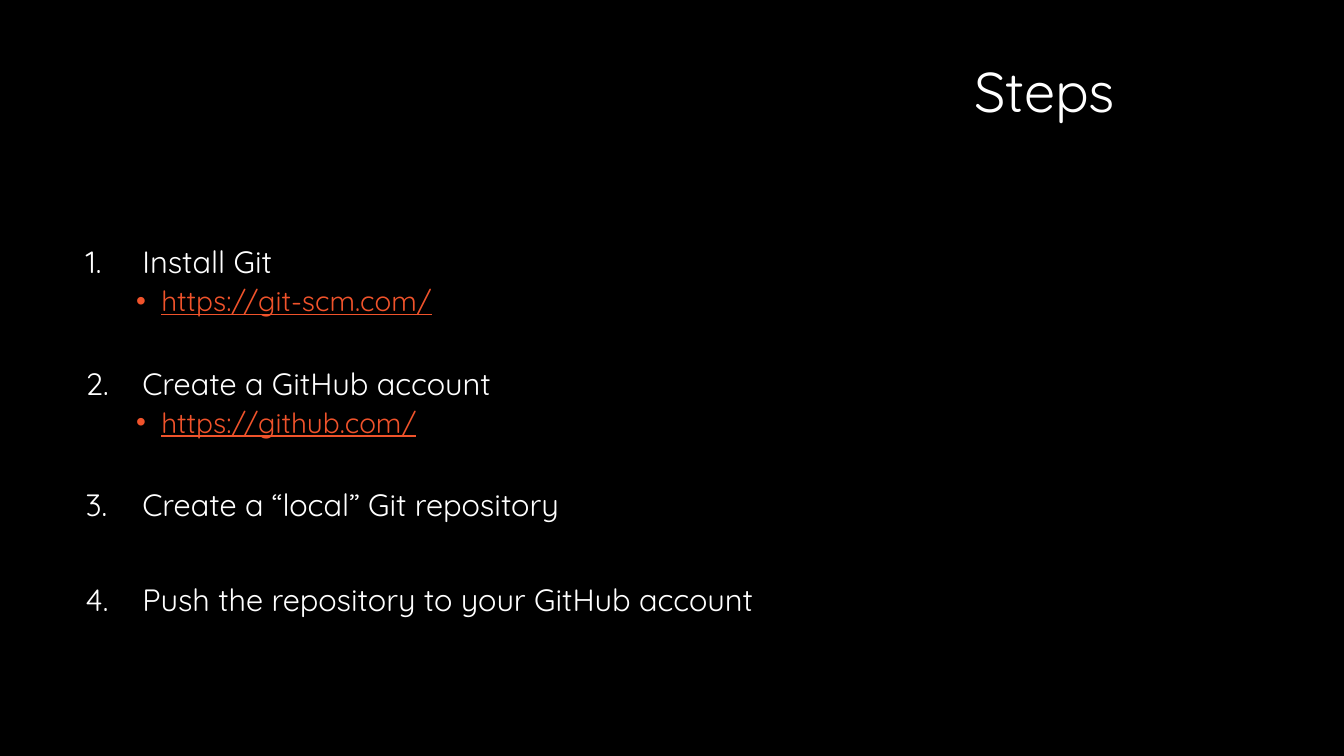
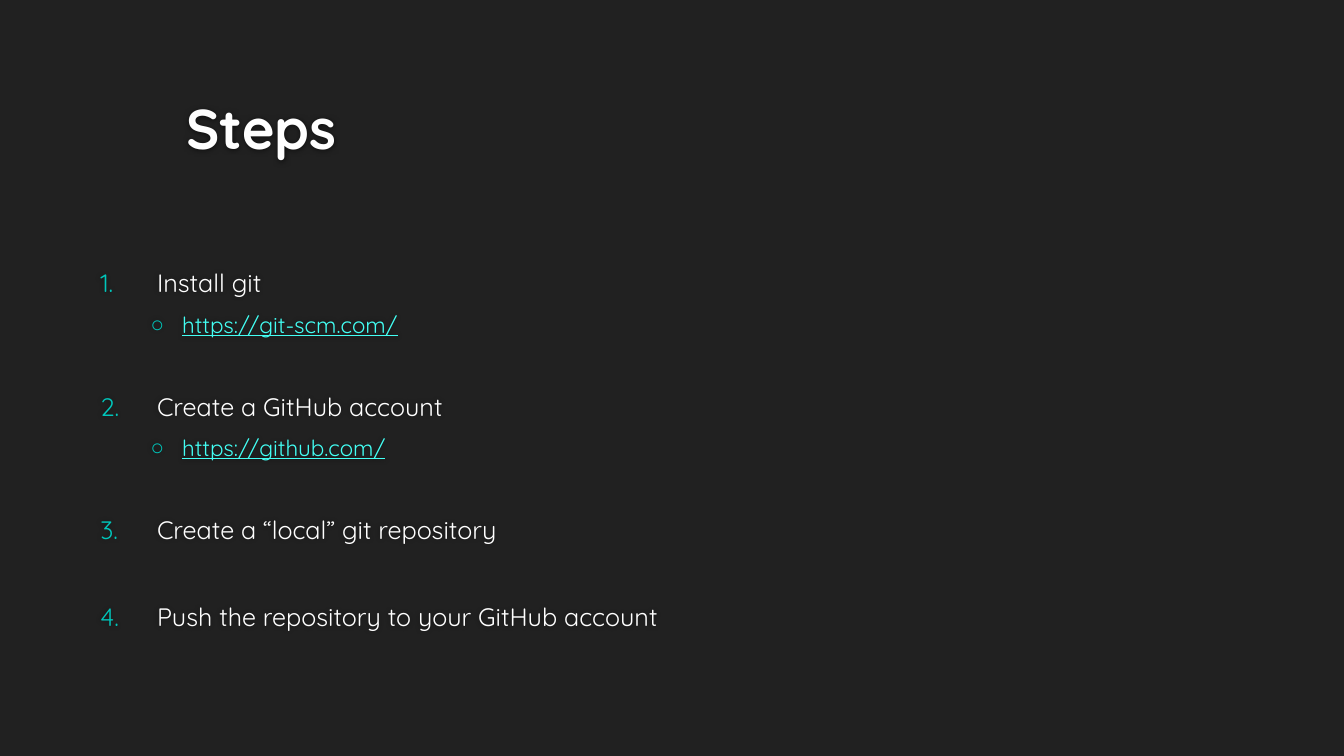
Before and after one commit to smithderek/gitExample, a slide deck: slide 22 of Git and GitHub.pptx (slide 5 before the commit). Drawn at 1344x756 pixels with LibreOffice and Linux fonts; fonts in the diff are those of the drawing; background and template pictures are left out. Boxes give left, top, right and bottom in pixels: in the first picture for what was removed or moved away, otherwise in the second. Text is boxed around its words. In the diff, an @@ line names an element or a change of style, - is before the commit and + after.

```diff
--- a/Git and GitHub.pptx
+++ b/Git and GitHub.pptx
@@ background #000000 to #212121 @@
@@ title "Steps" at (x1=186, y1=109, x2=336, y2=160): text colour #FFFFFF to #FEFEFE, bold on; alignment right to left; line spacing 0.9 to 1; vertical alignment middle to bottom @@
@@ text "Install git" moved from (x1=142, y1=250, x2=753, y2=617) to (x1=157, y1=275, x2=657, y2=631) @@
@@ text "Install git" at (x1=157, y1=275, x2=657, y2=631): vertical alignment top to middle @@
@@ text at (x1=232, y1=275, x2=262, y2=297): text changed; size 22 to 18 pt @@
-1. Install Git
+1. Install git
@@ text at (x1=157, y1=315, x2=657, y2=631): size 20 to 16 pt, text colour #F0532B to #43FFF4 in "https://git-scm.com/", "https://github.com/"; size 22 to 18 pt in "Create a GitHub account", "Push the repository to your GitHub account"; bullet • to ○; line spacing 0.9 to 1; more space between paragraphs @@
@@ text at (x1=157, y1=520, x2=496, y2=544): text changed; size 22 to 18 pt @@
-3. Create a “local” Git repository
+3. Create a “local” git repository
```
Also in this commit, not shown: 11 other slides changed, 14 slides added, 2 slides removed.
